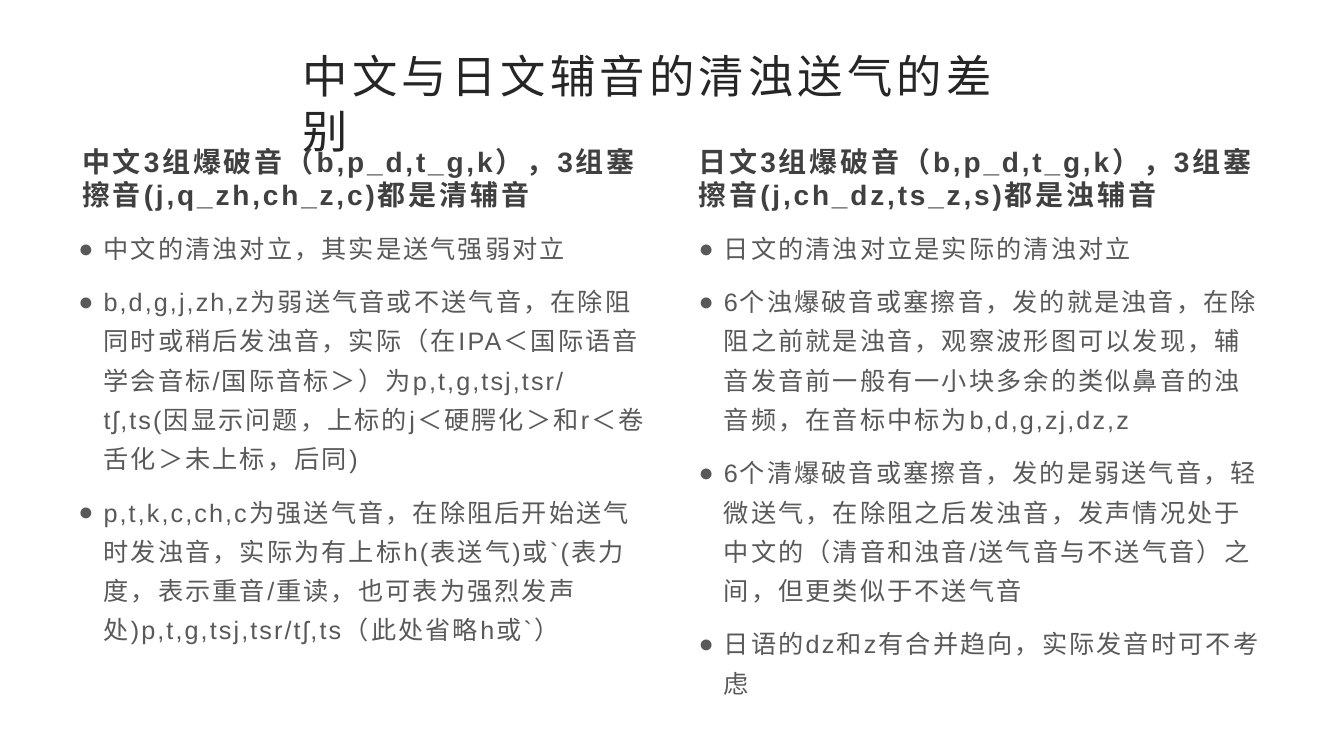
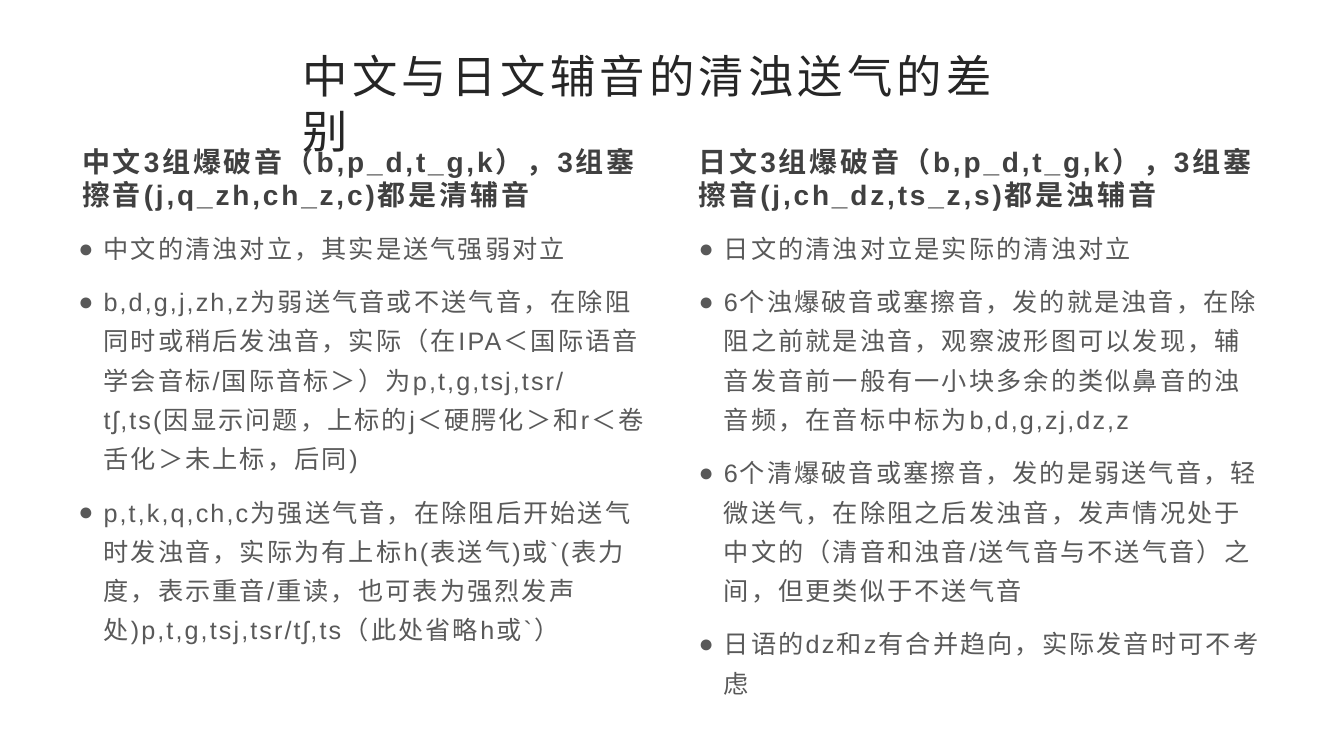
Before and after one commit to yuleeyeen/yuleeyeen.github.io, a slide deck: slide 3 of reclist/日语发音方法-utau-for-Chinese.pptx. Drawn at 1344x756 pixels with LibreOffice and Linux fonts; fonts in the diff are those of the drawing. Boxes give left, top, right and bottom in pixels: in the first picture for what was removed or moved away, otherwise in the second. Text is boxed around its words. In the diff, an @@ line names an element or a change of style, - is before the commit and + after.

```diff
--- a/reclist/日语发音方法-utau-for-Chinese.pptx
+++ b/reclist/日语发音方法-utau-for-Chinese.pptx
@@ text at (104,501,631,644): text changed @@
-● p,t,k,c,ch,c为强送气音，在除阻后开始送气时发浊音，实际为有上标h(表送气)或`(表力度，表示重音/重读，也可表为强烈发声处)p,t,g,tsj,tsr/tʃ,ts（此处省略h或`）
+● p,t,k,q,ch,c为强送气音，在除阻后开始送气时发浊音，实际为有上标h(表送气)或`(表力度，表示重音/重读，也可表为强烈发声处)p,t,g,tsj,tsr/tʃ,ts（此处省略h或`）
```
Also in this commit, not shown: 1 other file.
